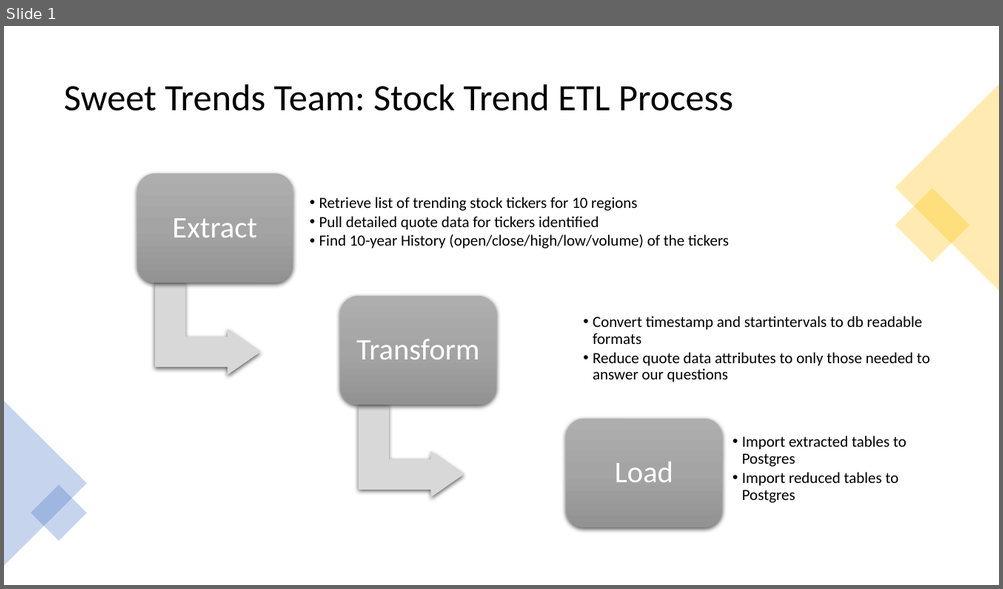
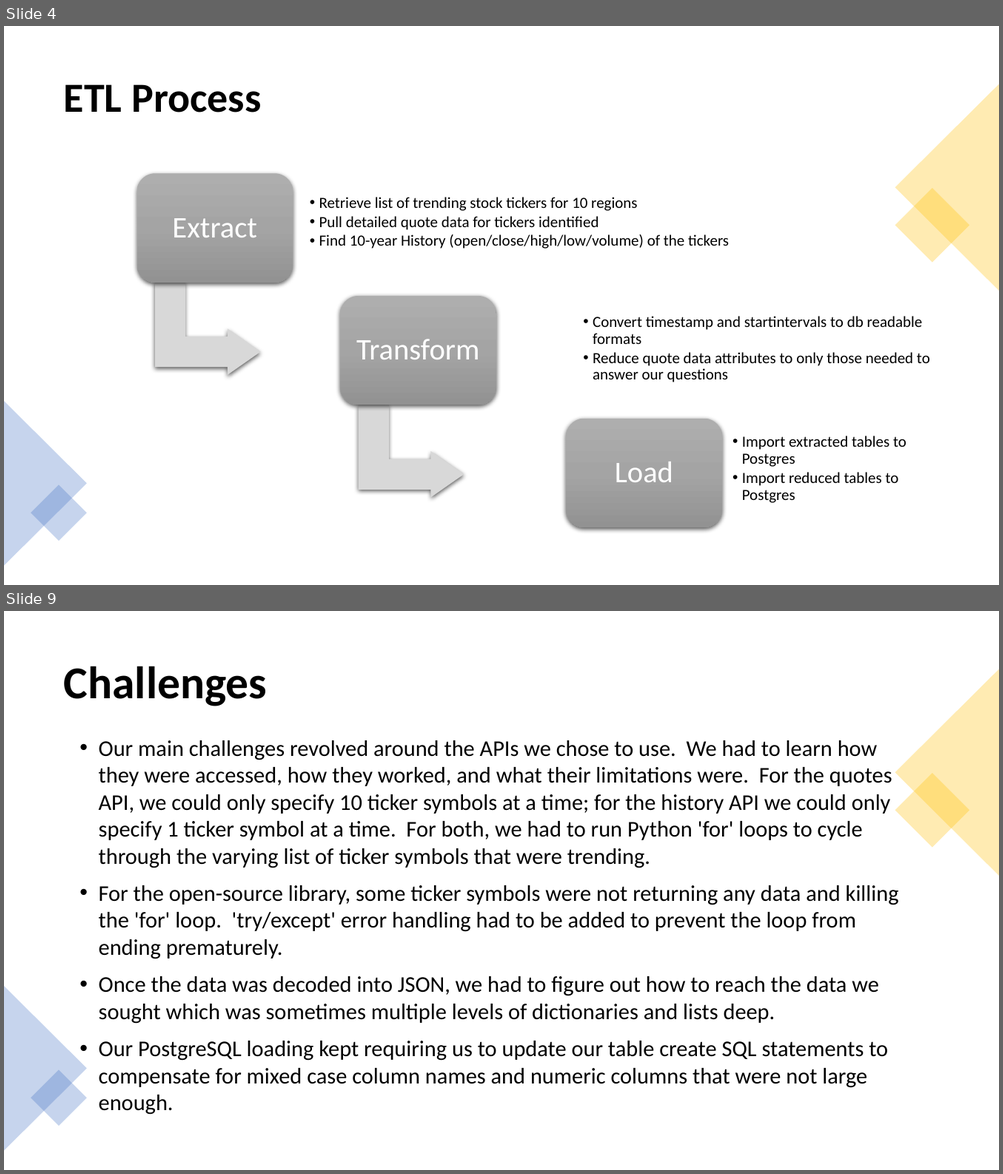
Before and after one commit to V-Villagomez/ETL-Stock-Trends, a slide deck: diagrams/Stock Trends ETL Process.pptx. Shown one above the other, each under a label of ours: slide 1 before the commit, slides 4 and 9 after it; the slides between them are not shown. The pictures are 1003x589 and 1003x1174 pixels, drawn with LibreOffice and Linux fonts; fonts in the diff are those of the drawing. Boxes give left, top, right and bottom in pixels: in the first picture for what was removed or moved away, otherwise in the second. Text is boxed around its words. In the diff, an @@ line names an element or a change of style, - is before the commit and + after.

```diff
--- a/diagrams/Stock Trends ETL Process.pptx
+++ b/diagrams/Stock Trends ETL Process.pptx
@@ slide 9 added at box(4, 611, 999, 1170), background #FFFFFF @@
@@ title added at box(64, 666, 267, 706), 44 pt, text #000000, bold @@
+Challenges
@@ triangle added at box(895, 669, 999, 876), fill #FFC000 at 30% opacity @@
@@ text added at box(99, 741, 899, 1115), 21.7 pt, text #000000 @@
+• Our main challenges revolved around the APIs we chose to use. We had to learn how they were accessed, how they worked, and what their limitations were. For the quotes API, we could only specify 10 ticker symbols at a time; for the history API we could only specify 1 ticker symbol at a time. For both, we had to run Python 'for' loops to cycle through the varying list of ticker symbols that were trending.
+• For the open-source library, some ticker symbols were not returning any data and killing the 'for' loop. 'try/except' error handling had to be added to prevent the loop from ending prematurely.
+• Once the data was decoded into JSON, we had to figure out how to reach the data we sought which was sometimes multiple levels of dictionaries and lists deep.
+• Our PostgreSQL loading kept requiring us to update our table create SQL statements to compensate for mixed case column names and numeric columns that were not large enough.
@@ rectangle added at box(895, 773, 970, 848), fill #FFC000 at 30% opacity @@
@@ triangle added at box(4, 986, 87, 1151), fill #4472C4 at 30% opacity @@
@@ rectangle added at box(31, 1070, 87, 1126), fill #4472C4 at 30% opacity @@
@@ what was slide 1 is now slide 4 @@
@@ slide 4 changed as well @@
@@ title at box(64, 84, 261, 113): text changed; size 36 to 40 pt; bold on @@
-Sweet Trends Team: Stock Trend ETL Process
+ETL Process
```
Also in this commit, not shown: 3 other slides changed, 6 other slides added, 1 other file.
